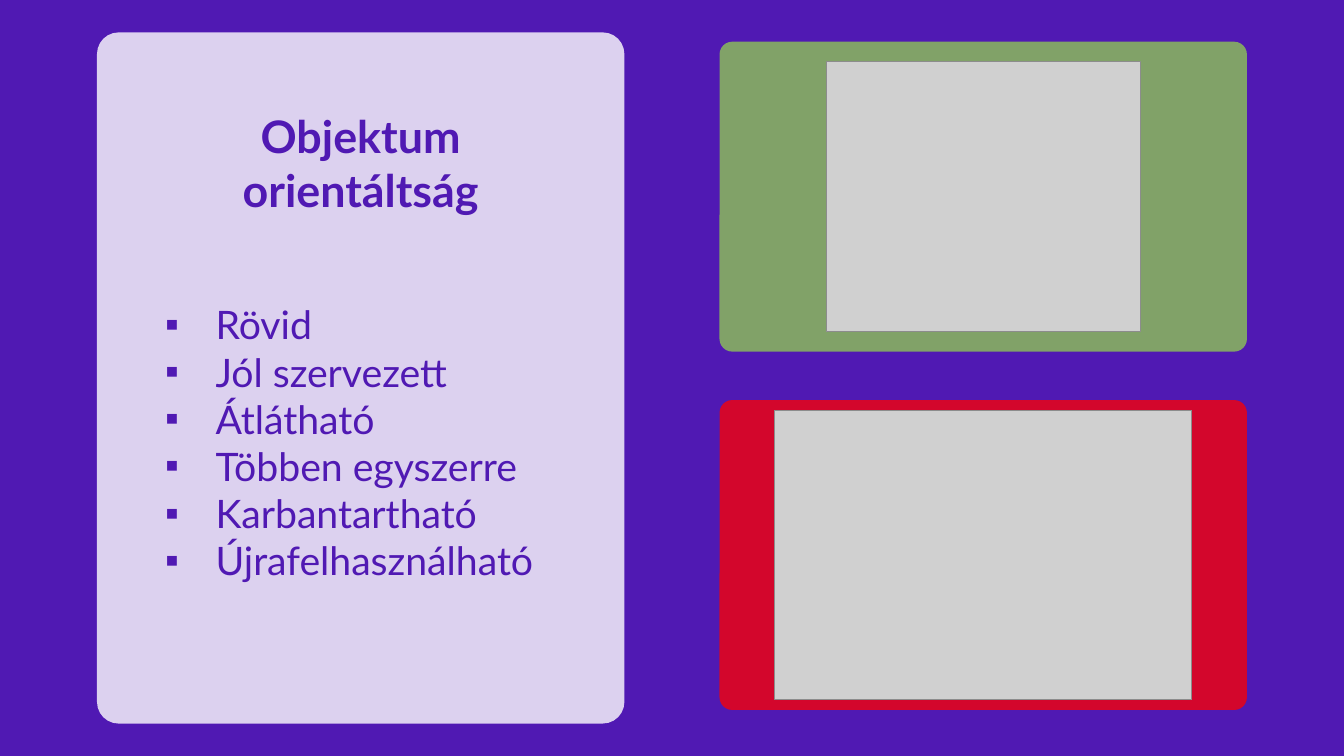
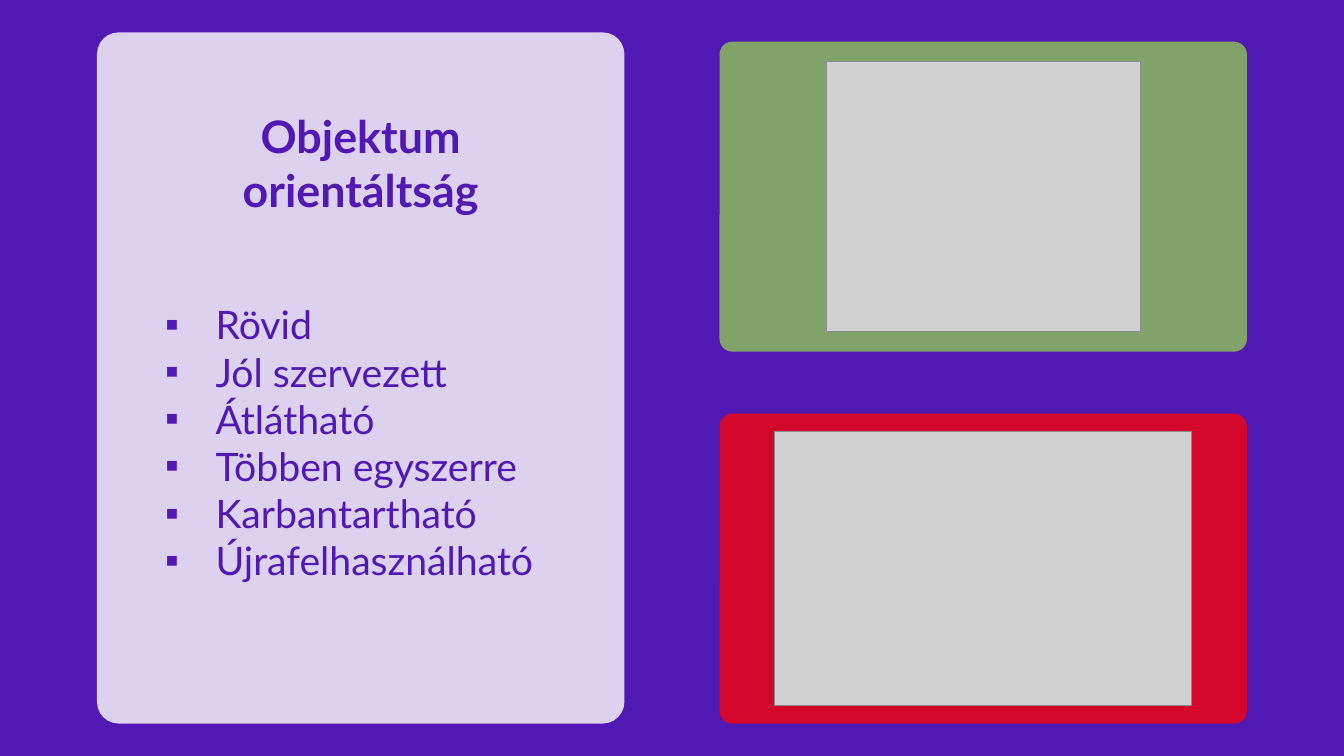
Before and after one commit to Benceszalaiii/HTML-PPT-Project, a slide deck: slide 7 of Prezentáció.pptx. Drawn at 1344x756 pixels with LibreOffice and Linux fonts; fonts in the diff are those of the drawing; grey boxes stand for pictures. Boxes give left, top, right and bottom in pixels: in the first picture for what was removed or moved away, otherwise in the second. Text is boxed around its words. In the diff, an @@ line names an element or a change of style, - is before the commit and + after.

```diff
--- a/Prezentáció.pptx
+++ b/Prezentáció.pptx
@@ rounded rectangle: place and size @@
-rounded rectangle at (720,400,1247,710)
+rounded rectangle at (720,413,1247,723)
@@ picture: place and size @@
-picture at (775,410,1192,700)
+picture at (775,432,1192,705)
```
Also in this commit, not shown: 1 slide added, 1 slide removed.
